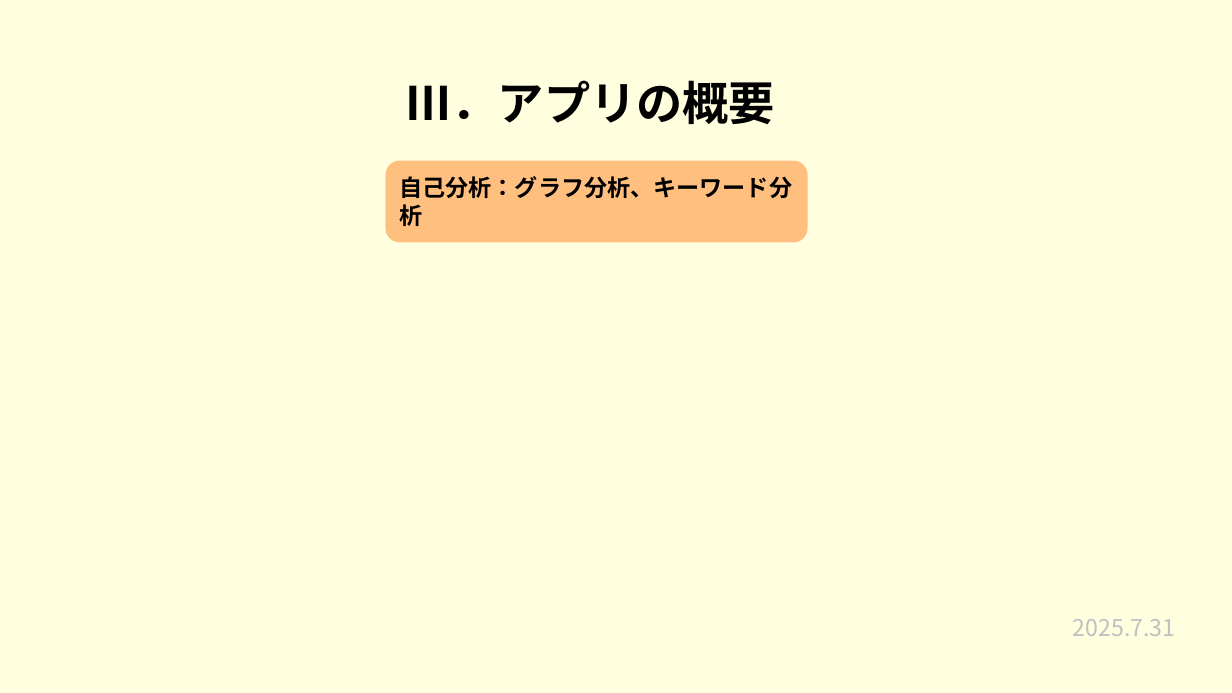
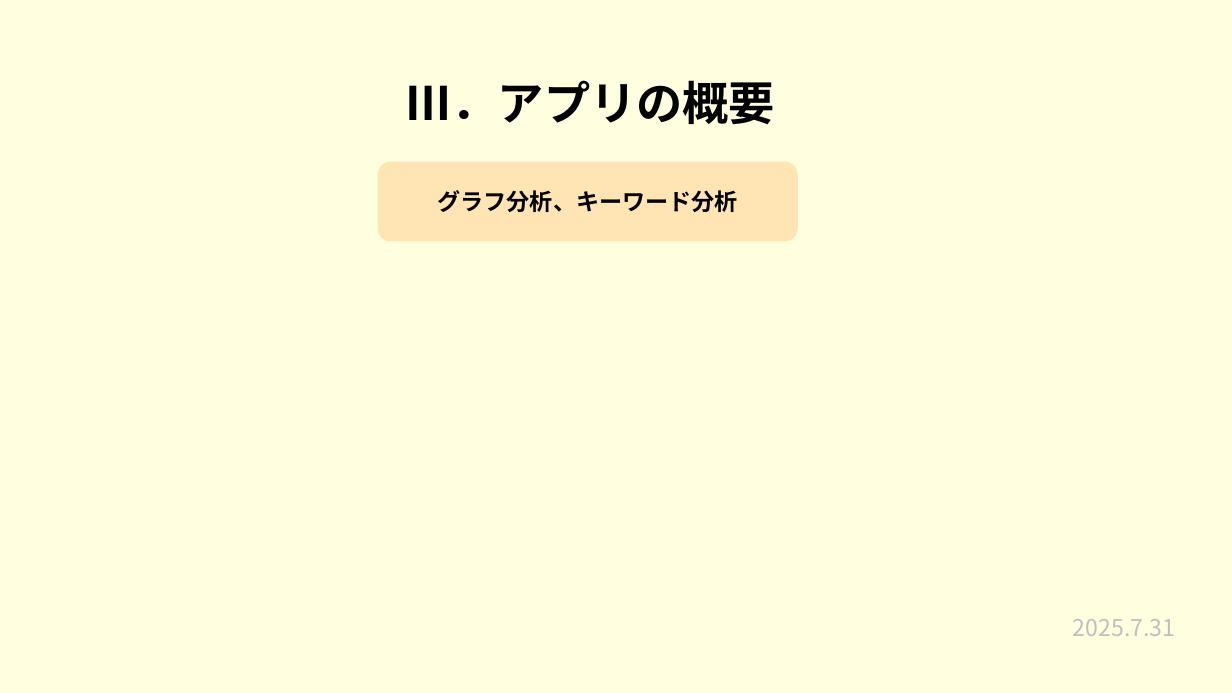
Before and after one commit to plusdojo2025/a2-7, a slide deck: slide 11 of 発表準備/7月成果発表会.pptx. Drawn at 1232x693 pixels with LibreOffice and Linux fonts; fonts in the diff are those of the drawing. Boxes give left, top, right and bottom in pixels: in the first picture for what was removed or moved away, otherwise in the second. Text is boxed around its words. In the diff, an @@ line names an element or a change of style, - is before the commit and + after.

```diff
--- a/発表準備/7月成果発表会.pptx
+++ b/発表準備/7月成果発表会.pptx
@@ rounded rectangle "グラフ分析、キーワード分析": place and size @@
-rounded rectangle "グラフ分析、キーワード分析" at box(386, 162, 807, 242)
+rounded rectangle "グラフ分析、キーワード分析" at box(378, 162, 799, 242)
@@ rounded rectangle "グラフ分析、キーワード分析" at box(378, 162, 799, 242): fill #FFBF7F to #FFE5B4; outline #FFBF7F 1.5 pt to none @@
@@ text in rounded rectangle at box(438, 190, 738, 212): text changed @@
-自己分析：グラフ分析、キーワード分析
+グラフ分析、キーワード分析
```
Also in this commit, not shown: 7 other slides changed.
